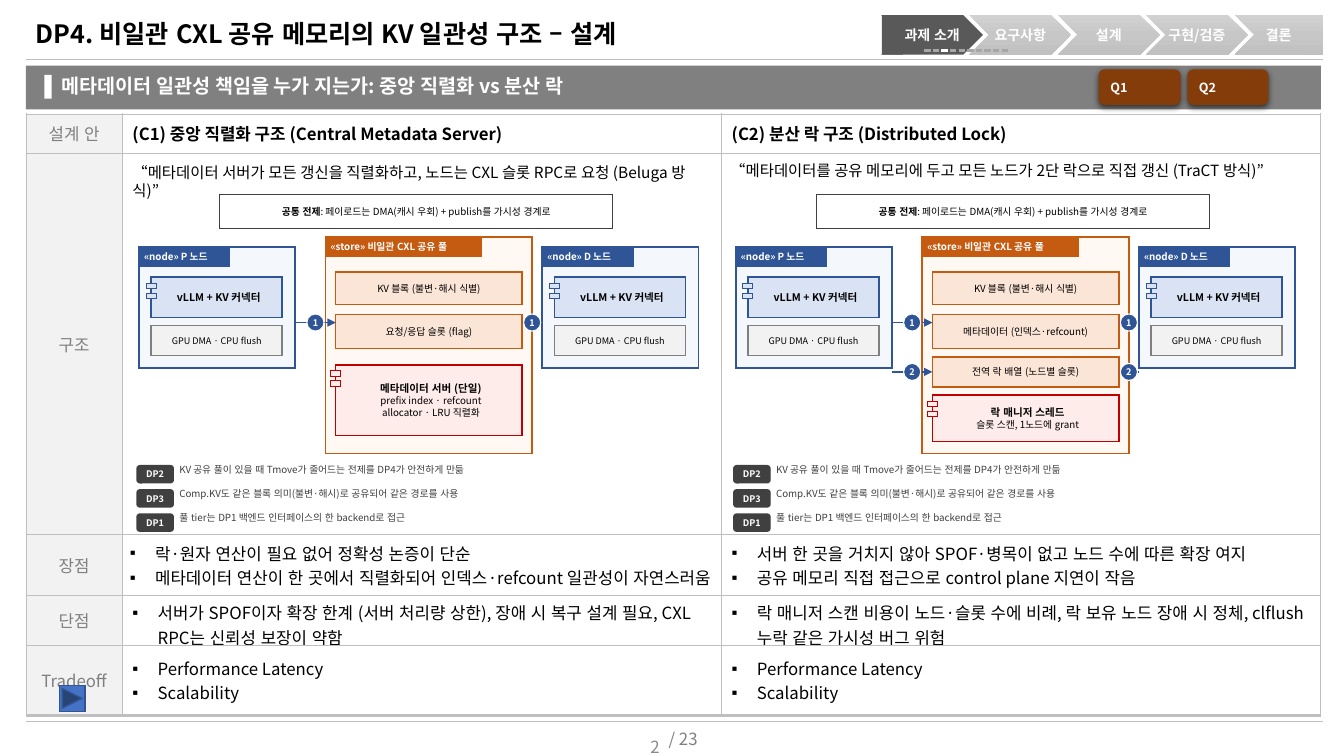
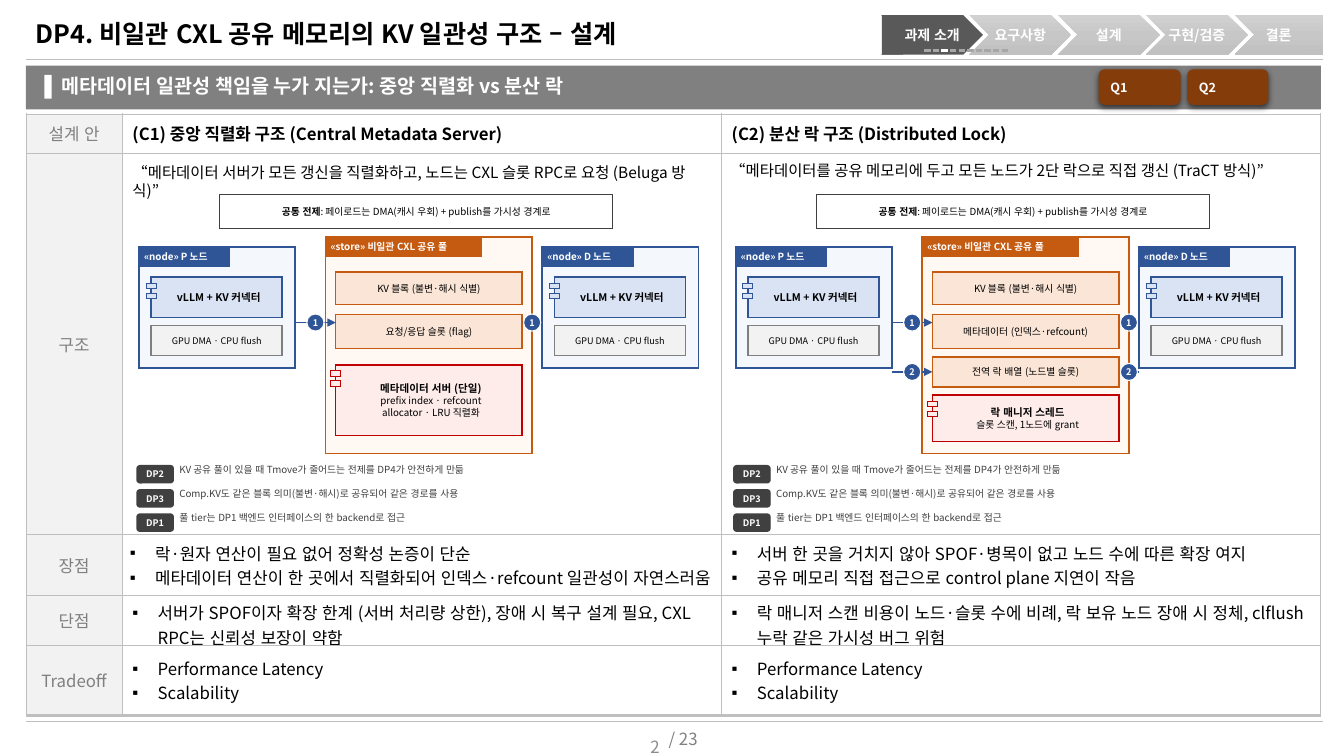
Before and after one commit to mkim0628/vllm, a slide deck: slide 2 of doc-mk/DP6/DP4-slides-draft.pptx. Drawn at 1344x756 pixels with LibreOffice and Linux fonts; fonts in the diff are those of the drawing. Boxes give left, top, right and bottom in pixels: in the first picture for what was removed or moved away, otherwise in the second. Text is boxed around its words. In the diff, an @@ line names an element or a change of style, - is before the commit and + after.

```diff
--- a/doc-mk/DP6/DP4-slides-draft.pptx
+++ b/doc-mk/DP6/DP4-slides-draft.pptx
@@ action button forward next removed at <box>59,686,86,712</box> @@
```
Also in this commit, not shown: 1 other slide changed, 1 other file.
